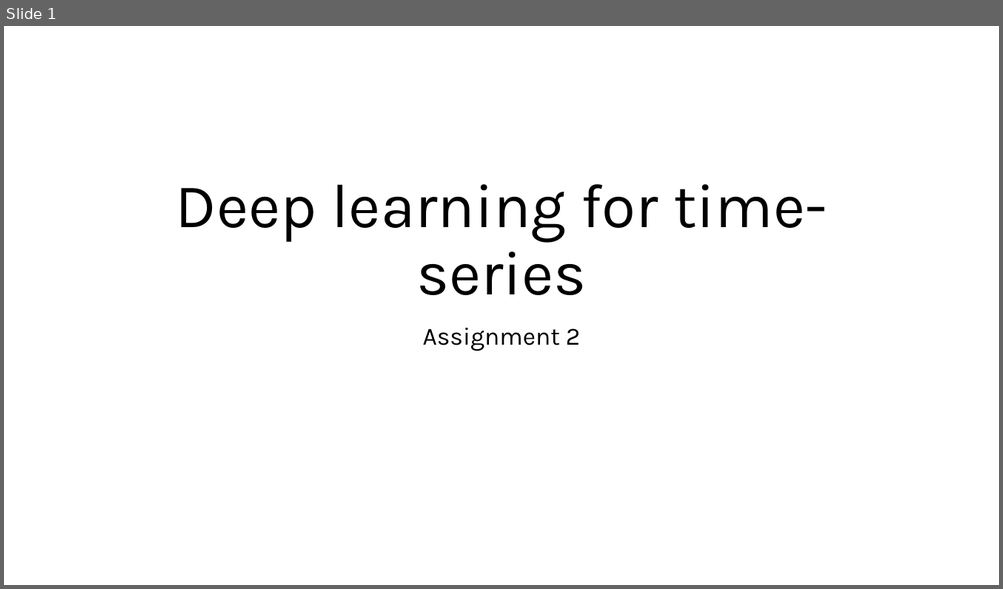
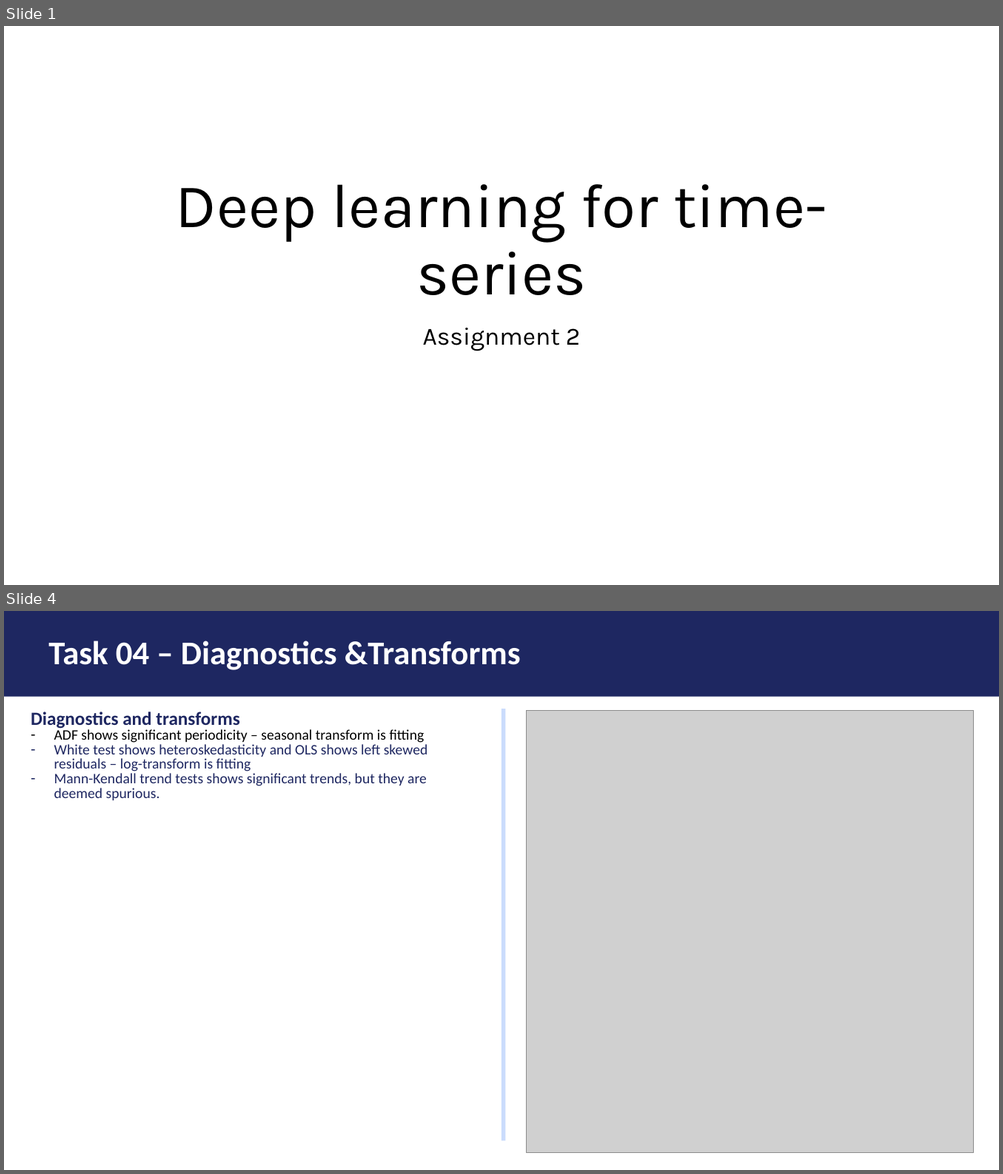
Before and after one commit to FVardi/PhD-Courses, a slide deck: Deep learning for time-series/Assignment 2/Presentation.pptx. Shown one above the other, each under a label of ours: slide 1 before the commit, slides 1 and 4 after it; the slides between them are not shown. The pictures are 1003x589 and 1003x1174 pixels, drawn with LibreOffice and Linux fonts; fonts in the diff are those of the drawing; grey boxes stand for pictures. Boxes give left, top, right and bottom in pixels: in the first picture for what was removed or moved away, otherwise in the second. Text is boxed around its words. In the diff, an @@ line names an element or a change of style, - is before the commit and + after.

Commit message:
Added the correct transforms in tasks 6-10

```diff
--- a/Deep learning for time-series/Assignment 2/Presentation.pptx
+++ b/Deep learning for time-series/Assignment 2/Presentation.pptx
@@ slide 4 added at (x1=4, y1=611, x2=999, y2=1170), background #FFFFFF @@
@@ rectangle added at (x1=4, y1=611, x2=999, y2=697), fill #1E2761 @@
@@ title added at (x1=48, y1=641, x2=521, y2=670), 32 pt, text #FFFFFF, bold @@
+Task 04 – Diagnostics &Transforms
@@ text added at (x1=31, y1=712, x2=428, y2=800), 14 pt, text #1E2761 @@
+Diagnostics and transforms
+– ADF shows significant periodicity – seasonal transform is fitting
+– White test shows heteroskedasticity and OLS shows left skewed residuals – log-transform is fitting
+– Mann-Kendall trend tests shows significant trends, but they are deemed spurious.
@@ rectangle added at (x1=502, y1=709, x2=506, y2=1142), fill #CADCFC @@
@@ picture added at (x1=526, y1=710, x2=973, y2=1153) @@
```
Also in this commit, not shown: 2 slides changed, 6 other slides added, 5 slides removed, 15 other files.
